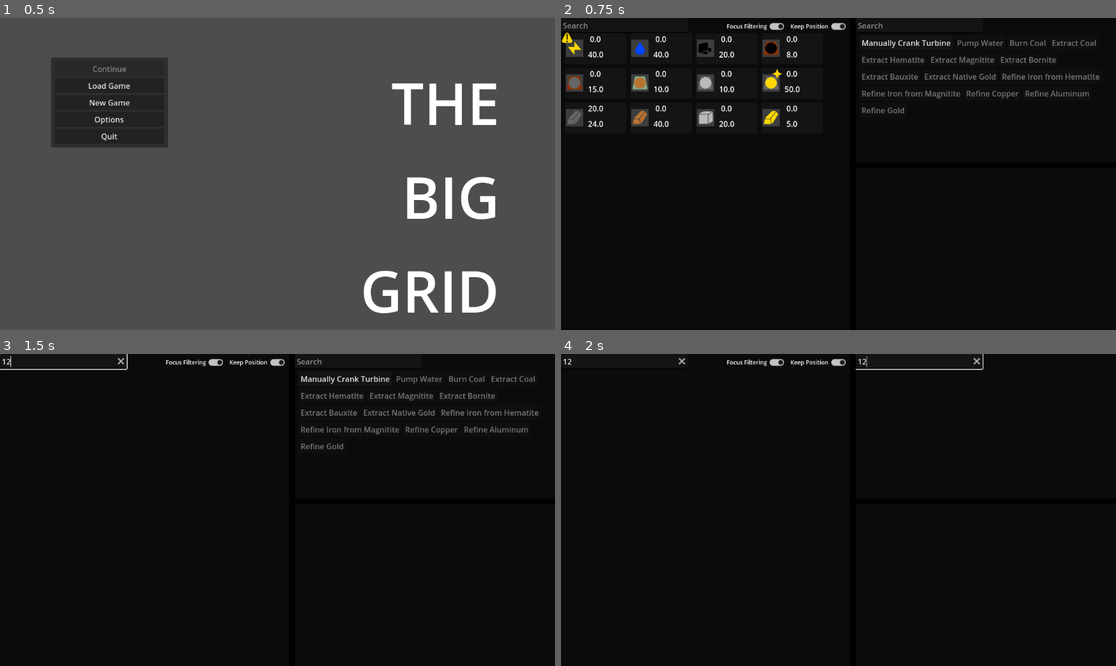
Above: before the commit, frames 1-4 (two rows, left to right).
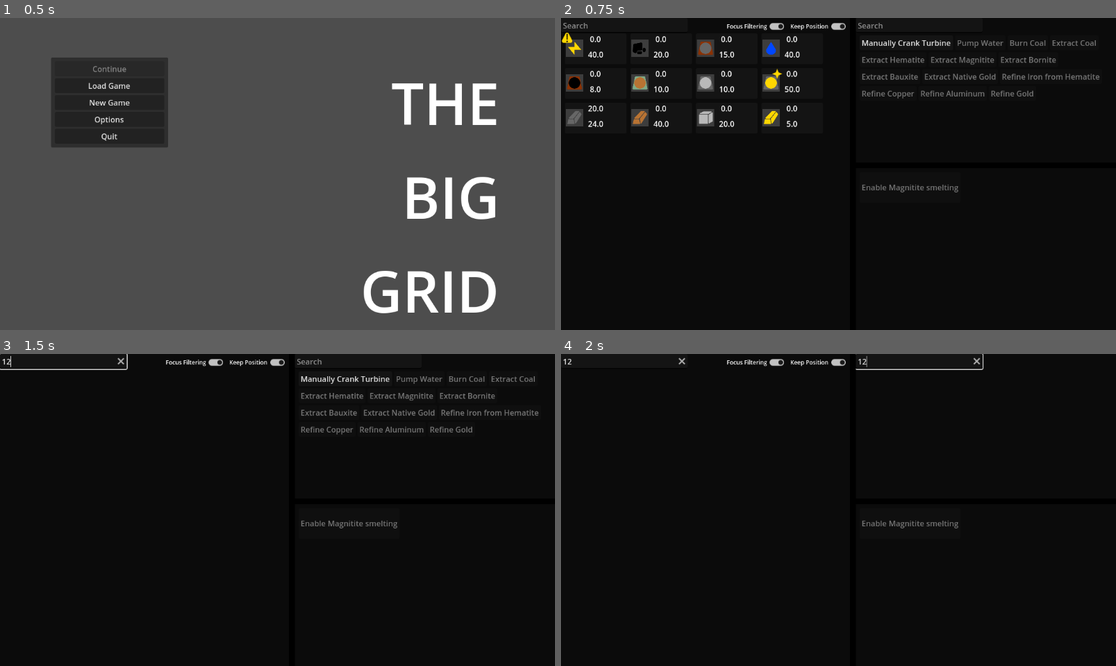
Above: after the commit, the same moments.

Repository: Carth501/The-Big-Grid
Game: Godot game, scene res://scenes/MainMenu.tscn
Two runs of this game, one before a commit and one after it. Both use one fixed random seed, a clock stepped at 60 frames per second and the inputs below.
Inputs (mouse positions are in pixels of both pictures, inside the frame that each line leads up to):
- Up to frame 1 (0.5 s): no input
- Up to frame 2 (0.75 s): click "New Game" at 0.5 s
- Up to frame 3 (1.5 s): click (61, 360) at 1.27 s; type "12" at 1.35 s
- Up to frame 4 (2 s): click (921, 360) at 1.5 s; type "12" at 1.58 s

Frame 1 is identical in both runs. In frame 2, 1.0% of the frame differs, in the area x 1-96%, y 7-56%; in frame 3, 0.6%; in frame 4, 0.2%.

Commit message:
Fix development definitions file

Diff:
--- a/data/development_labels_en.json
+++ b/data/development_labels_en.json
@@ -1,48 +1,12 @@
 {
-	"enable_A_B_trade_C": {
+	"figure_out_magnitite_refining": {
 		"label": {
-			"text": "Enable trade %s, %s for %s",
-			"supplies": ["A", "B", "C"]
+			"text": "Enable %s smelting",
+			"supplies": ["magnitite"]
 			},
 		"description": {
-			"text": "Open resource %s for production.",
-			"supplies": ["C"]
+			"text": "Unlock action to smelt %s from %s.",
+			"supplies": ["iron_ingot", "magnitite"]
 			}
-	},
-	"enable_auto_actions": {
-		"label": {
-			"text": "Enable Auto Actions"
-			},
-		"description": {
-			"text": "Program actions to automatically trigger on conditions."
-			}
-	},
-	"more_efficient_C": {
-		"label": {
-			"text": "Efficient Trade for %s",
-			"supplies": ["C"]
-			},
-		"description": {
-			"text": "Add a more efficient trade %s and %s to generate %s.",
-			"supplies": ["A", "B", "C"]
-			},
-	},
-	"enable_galop_process": {
-		"label": {
-			"text": "Enable the GALop process"
-			},
-		"description": {
-			"text": "Produce %s and %s for a bit of %s",
-			"supplies": ["D", "A", "C"]
-			},
-	},
-	"enable_aduia_process": {
-		"label": {
-			"text": "Enable the ADUIA Process"
-			},
-		"description": {
-			"text": "Decomposes %s into %s and %s",
-			"supplies": ["D", "A", "B"]
-			},
 	}
 }
--- a/data/developments.json
+++ b/data/developments.json
@@ -1,73 +1,18 @@
 {
-	"enable_A_B_trade_C": {
+	"figure_out_magnitite_refining": {
 		"changes": {
-			"A": {
+			"electricity": {
 				"deltas": [-10]
 			},
-			"B": {
+			"coal": {
+				"deltas": [-10]
+			},
+			"magnitite": {
 				"deltas": [-6]
 			}
 		},
 		"actions": [
-			"trade_A_and_B_for_C"
-		]
-	},
-	"enable_auto_actions": {
-		"changes": {
-			"A": {
-				"deltas": [-2]
-			},
-			"B": {
-				"deltas": [-10]
-			},
-			"C": {
-				"deltas": [-5]
-			}
-		},
-		"capabilities": [
-			"auto_actions"
-		]
-	},
-	"more_efficient_C": {
-		"changes": {
-			"C": {
-				"deltas": [-3]
-			},
-			"B": {
-				"deltas": [-3]
-			}
-		},
-		"actions": [
-			"eff_trade_A_and_B_for_C"
-		]
-	},
-	"enable_galop_process": {
-		"changes": {
-			"A": {
-				"deltas": [-11]
-			},
-			"B": {
-				"deltas": [-3]
-			},
-			"C": {
-				"deltas": [-5]
-			}
-		},
-		"actions": [
-			"galop_process"
-		]
-	},
-	"enable_aduia_process": {
-		"changes": {
-			"D": {
-				"deltas": [-1]
-			},
-			"B": {
-				"deltas": [-3]
-			}
-		},
-		"actions": [
-			"aduia_process"
+			"refine_magnitite"
 		]
 	}
 }
--- a/data/supply_definitions.json
+++ b/data/supply_definitions.json
@@ -1,125 +1,149 @@
 {
-	"electricity": {
-		"default_max": 40,
-		"max_increase_increment": 20,
-		"max_increase_base_cost": {
-			"iron_ingot": {
-				"deltas": [-10]
-			}
-		},
-		"degrade": 0.98,
-		"icon_path": "res://textures/Supply_Icons/Electricity.svg"
-	},
-	"water": {
-		"default_max": 40,
-		"max_increase_increment": 20,
-		"max_increase_base_cost": {
-			"iron_ingot": {
-				"deltas": [-10]
-			}
-		},
-		"icon_path": "res://textures/Supply_Icons/Water.svg"
-	},
-	"coal": {
-		"default_max": 20,
-		"max_increase_increment": 10,
-		"max_increase_base_cost": {
-			"iron_ingot": {
-				"deltas": [-10]
-			}
-		},
-		"icon_path": "res://textures/Supply_Icons/Coal.svg"
-	},
-	"hematite": {
-		"default_max": 8,
-		"max_increase_increment": 8,
-		"max_increase_base_cost": {
-			"iron_ingot": {
-				"deltas": [-6]
-			}
-		},
-		"icon_path": "res://textures/Supply_Icons/Hematite.svg"
-	},
-	"magnitite": {
-		"default_value": 0,
-		"default_max": 15,
-		"max_increase_increment": 5,
-		"max_increase_base_cost": {
-			"iron_ingot": {
-				"deltas": [-9]
-			}
-		},
-		"icon_path": "res://textures/Supply_Icons/Magnitite.svg"
-	},
-	"bornite": {
-		"default_max": 10,
-		"max_increase_increment": 30,
-		"max_increase_base_cost": {
-			"iron_ingot": {
-				"deltas": [-15]
-			}
-		},
-		"icon_path": "res://textures/Supply_Icons/Bornite.svg"
-	},
-	"bauxite": {
-		"default_max": 10,
-		"max_increase_increment": 15,
-		"max_increase_base_cost": {
-			"iron_ingot": {
-				"deltas": [-5]
-			}
-		},
-		"icon_path": "res://textures/Supply_Icons/Bauxite.svg"
-	},
-	"native_gold": {
-		"default_max": 50,
-		"max_increase_increment": 20,
-		"max_increase_base_cost": {
-			"iron_ingot": {
-				"deltas": [-60]
-			}
-		},
-		"icon_path": "res://textures/Supply_Icons/Native Gold.svg"
-	},
-	"iron_ingot": {
-		"default_value": 20,
-		"default_max": 24,
-		"max_increase_increment": 10,
-		"max_increase_base_cost": {
-			"iron_ingot": {
-				"deltas": [-8]
-			}
-		},
-		"icon_path": "res://textures/Supply_Icons/Iron Ingot.svg"
-	},
-	"copper_ingot": {
-		"default_max": 40,
-		"max_increase_increment": 10,
-		"max_increase_base_cost": {
-			"iron_ingot": {
-				"deltas": [-20]
-			}
-		},
-		"icon_path": "res://textures/Supply_Icons/Copper Ingot.svg"
-	},
-	"aluminum_ingot": {
-		"default_max": 20,
-		"max_increase_increment": 30,
-		"max_increase_base_cost": {
-			"iron_ingot": {
-				"deltas": [-12]
-			}
-		},
-		"icon_path": "res://textures/Supply_Icons/Aluminum Ingot.svg"
-	},
-	"gold_ingot": {
-		"default_max": 5,
-		"max_increase_increment": 3,
-		"max_increase_base_cost": {
-			"iron_ingot": {
-				"deltas": [-8]
-			}
-		},
-		"icon_path": "res://textures/Supply_Icons/Gold Ingot.svg"
-	},
+    "electricity": {
+        "default_max": 40,
+        "max_increase_increment": 20,
+        "max_increase_base_cost": {
+            "iron_ingot": {
+                "deltas": [
+                    -10
+                ]
+            }
+        },
+        "degrade": 0.98,
+        "icon_path": "res://textures/Supply_Icons/Electricity.svg"
+    },
+    "water": {
+        "default_max": 40,
+        "max_increase_increment": 20,
+        "max_increase_base_cost": {
+            "iron_ingot": {
+                "deltas": [
+                    -10
+                ]
+            }
+        },
+        "icon_path": "res://textures/Supply_Icons/Water.svg"
+    },
+    "coal": {
+        "default_max": 20,
+        "max_increase_increment": 10,
+        "max_increase_base_cost": {
+            "iron_ingot": {
+                "deltas": [
+                    -10
+                ]
+            }
+        },
+        "icon_path": "res://textures/Supply_Icons/Coal.svg"
+    },
+    "hematite": {
+        "default_max": 8,
+        "max_increase_increment": 8,
+        "max_increase_base_cost": {
+            "iron_ingot": {
+                "deltas": [
+                    -6
+                ]
+            }
+        },
+        "icon_path": "res://textures/Supply_Icons/Hematite.svg"
+    },
+    "magnitite": {
+        "default_value": 0,
+        "default_max": 15,
+        "max_increase_increment": 5,
+        "max_increase_base_cost": {
+            "iron_ingot": {
+                "deltas": [
+                    -9
+                ]
+            }
+        },
+        "icon_path": "res://textures/Supply_Icons/Magnitite.svg"
+    },
+    "bornite": {
+        "default_max": 10,
+        "max_increase_increment": 30,
+        "max_increase_base_cost": {
+            "iron_ingot": {
+                "deltas": [
+                    -15
+                ]
+            }
+        },
+        "icon_path": "res://textures/Supply_Icons/Bornite.svg"
+    },
+    "bauxite": {
+        "default_max": 10,
+        "max_increase_increment": 15,
+        "max_increase_base_cost": {
+            "iron_ingot": {
+                "deltas": [
+                    -5
+                ]
+            }
+        },
+        "icon_path": "res://textures/Supply_Icons/Bauxite.svg"
+    },
+    "native_gold": {
+        "default_max": 50,
+        "max_increase_increment": 20,
+        "max_increase_base_cost": {
+            "iron_ingot": {
+                "deltas": [
+                    -60
+                ]
+            }
+        },
+        "icon_path": "res://textures/Supply_Icons/Native Gold.svg"
+    },
+    "iron_ingot": {
+        "default_value": 20,
+        "default_max": 24,
+        "max_increase_increment": 10,
+        "max_increase_base_cost": {
+            "iron_ingot": {
+                "deltas": [
+                    -8
+                ]
+            }
+        },
+        "icon_path": "res://textures/Supply_Icons/Iron Ingot.svg"
+    },
+    "copper_ingot": {
+        "default_max": 40,
+        "max_increase_increment": 10,
+        "max_increase_base_cost": {
+            "iron_ingot": {
+                "deltas": [
+                    -20
+                ]
+            }
+        },
+        "icon_path": "res://textures/Supply_Icons/Copper Ingot.svg"
+    },
+    "aluminum_ingot": {
+        "default_max": 20,
+        "max_increase_increment": 30,
+        "max_increase_base_cost": {
+            "iron_ingot": {
+                "deltas": [
+                    -12
+                ]
+            }
+        },
+        "icon_path": "res://textures/Supply_Icons/Aluminum Ingot.svg"
+    },
+    "gold_ingot": {
+        "default_max": 5,
+        "max_increase_increment": 3,
+        "max_increase_base_cost": {
+            "iron_ingot": {
+                "deltas": [
+                    -8
+                ]
+            }
+        },
+        "icon_path": "res://textures/Supply_Icons/Gold Ingot.svg"
+    }
 }
--- a/scenes/Game.tscn
+++ b/scenes/Game.tscn
@@ -19,7 +19,7 @@
 script = ExtResource("1_kvsp4")
 supply_collection = NodePath("Logic/SupplyCollection")
 action_manager = NodePath("Logic/ActionManager")
-starting_action_ids = Array[String](["generate_electricity", "pump_water", "burn_coal", "extract_coal", "extract_hematite", "extract_magnitite", "extract_bornite", "extract_bauxite", "extract_native_gold", "refine_hematite", "refine_magnitite", "refine_bornite", "refine_bauxite", "refine_gold"])
+starting_action_ids = Array[String](["generate_electricity", "pump_water", "burn_coal", "extract_coal", "extract_hematite", "extract_magnitite", "extract_bornite", "extract_bauxite", "extract_native_gold", "refine_hematite", "refine_bornite", "refine_bauxite", "refine_gold"])
 machine_factory = NodePath("Logic/MachineFactory")
 save_file_panel = NodePath("Display/SaveFilePanel")
 save_file_name = NodePath("Display/SaveFilePanel/Panel/TextEdit")
@@ -312,7 +312,6 @@
 action_manager = NodePath("../ActionManager")
 supply_collection = NodePath("../SupplyCollection")
 filter_foreman = NodePath("../FilterForeman")
-developments_enabled = false
 
 [node name="FilterForeman" parent="Logic" node_paths=PackedStringArray("supply_collection") instance=ExtResource("9_iev5w")]
 supply_collection = NodePath("../SupplyCollection")
Not shown, added: export_presets.cfg
Not shown, changed: .gitignore
